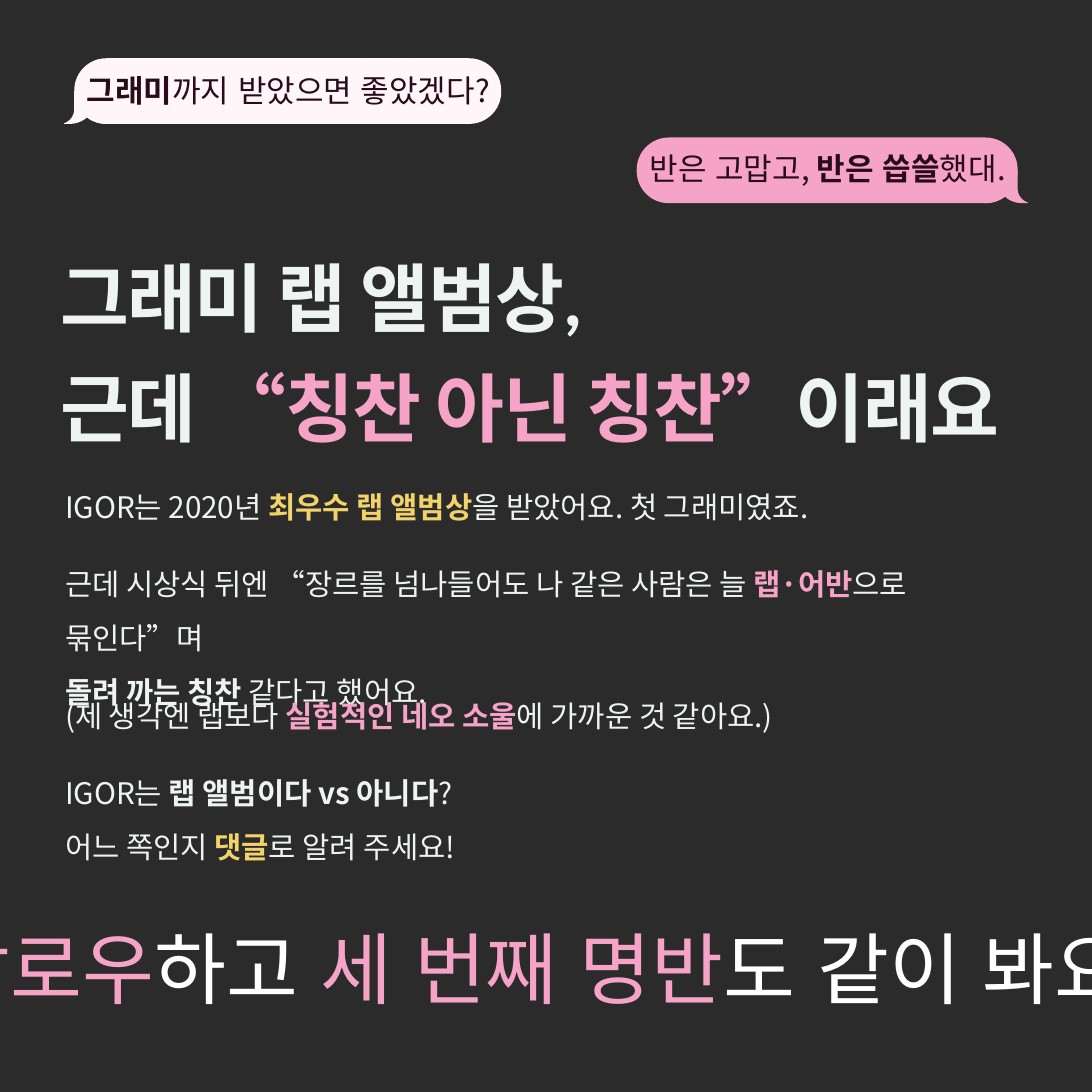
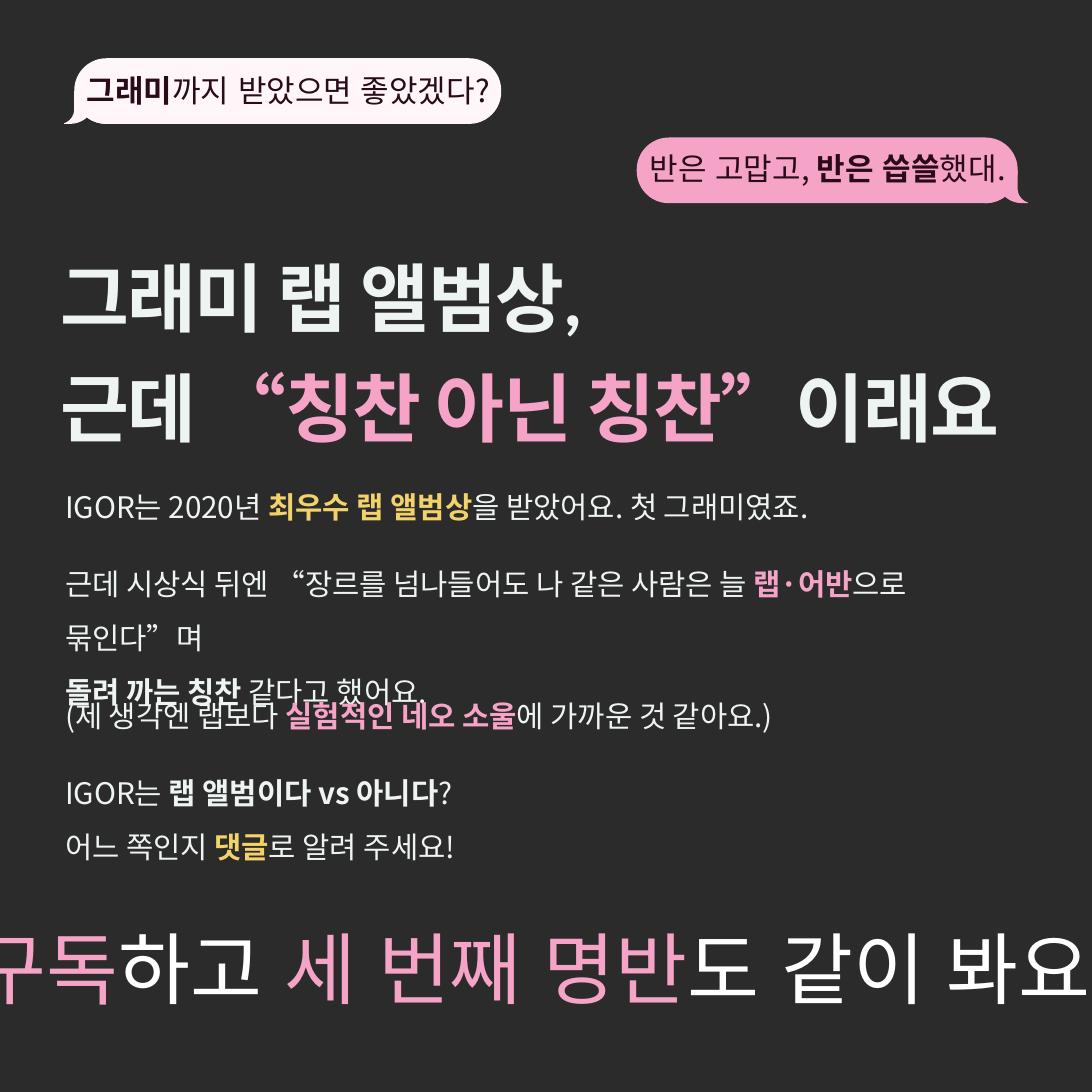
Before and after one commit to yeezyismygoat-pixel/ClaudeRep, a slide deck: slide 10 of IGOR_명반002_정사각.pptx. Drawn at 1092x1092 pixels with LibreOffice and Linux fonts; fonts in the diff are those of the drawing; background and template pictures are left out; a plain dark background stands for a picture behind light text. Boxes give left, top, right and bottom in pixels: in the first picture for what was removed or moved away, otherwise in the second. Text is boxed around its words. In the diff, an @@ line names an element or a change of style, - is before the commit and + after.

```diff
--- a/IGOR_명반002_정사각.pptx
+++ b/IGOR_명반002_정사각.pptx
@@ text at box(0, 933, 1092, 1005): text changed; text colour #F5A3C7 to #FFFFFF @@
-팔로우하고 세 번째 명반도 같이 봐요!
+구독하고 세 번째 명반도 같이 봐요!
```
Also in this commit, not shown: 2 other files.
